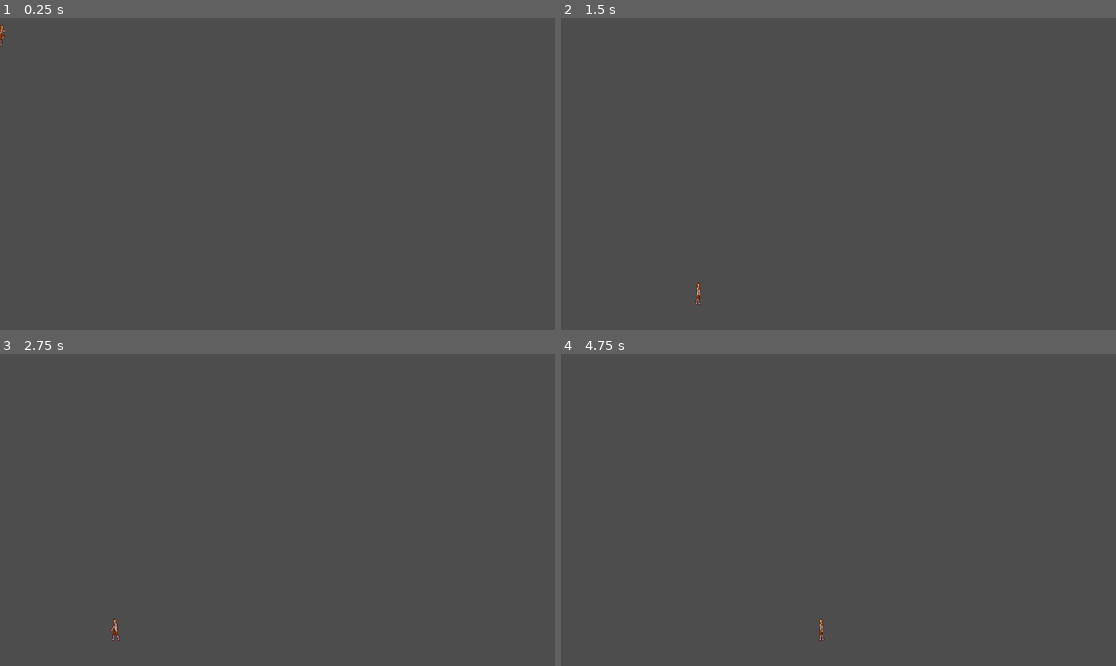
Above: before the commit, frames 1-4 (two rows, left to right).
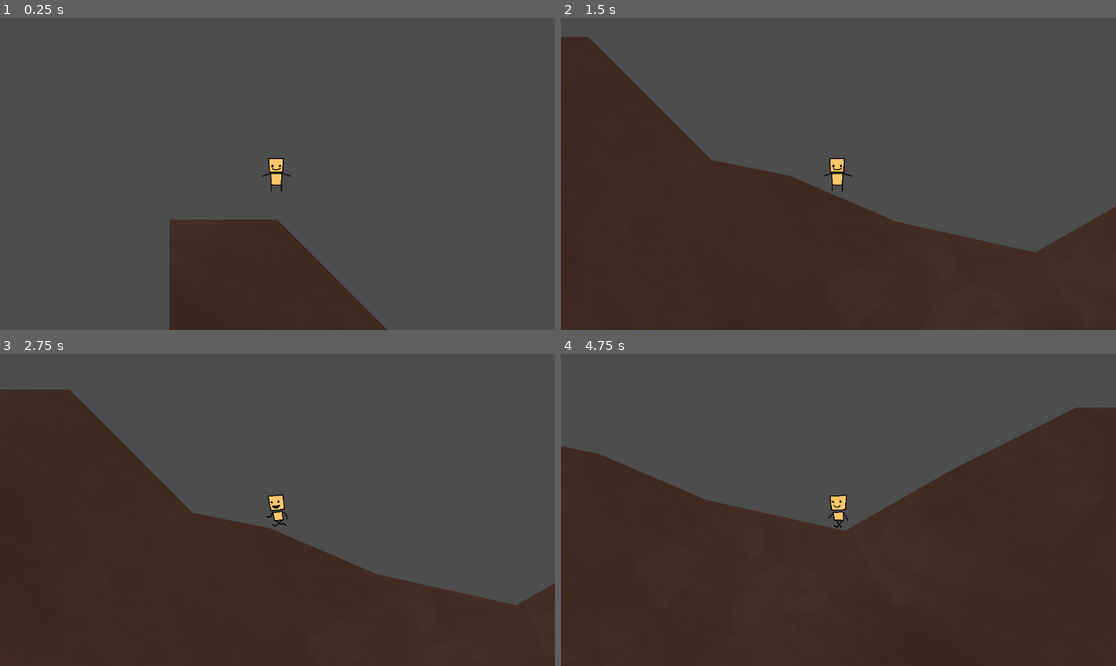
Above: after the commit, the same moments.

Repository: jtlung/2D-Platformer
Game: Godot game, scene res://game.tscn
Same seed, same stepped clock (60 frames per second), same inputs: the game is played once before the commit and once after it.
Inputs:
- Up to frame 1 (0.25 s): no input
- Up to frame 2 (1.5 s): hold Shift (Run, bound only after the commit) 0.53-1.28 s; hold D (Right) from 0.53 s (still down); tap W (Jump, bound only after the commit) at 0.77, 0.8, 1.07, 1.35 s
- Up to frame 3 (2.75 s): tap W (Jump, bound only after the commit) at 1.52, 1.82 s; tap Space (Jump, bound only before the commit) at 1.55, 2.1 s; release D (Right) at 2.03 s; hold A (Left) from 2.03 s (still down); hold Shift (Run, bound only after the commit) from 2.03 s (still down)
- Up to frame 4 (4.75 s): release A (Left) at 2.78 s; release Shift (Run, bound only after the commit) at 2.78 s; hold D (Right) 2.78-4.28 s; tap Shift (Run, bound only after the commit) at 2.85, 4.55 s; tap W (Jump, bound only after the commit) at 3.02, 3.05, 3.32, 3.77, 4.07, 4.35, 4.52 s; hold Shift (Run, bound only after the commit) 3.53-4.28 s; tap Space (Jump, bound only before the commit) at 3.8 s; hold A (Left) from 4.28 s (still down)

The runs differ from the first frame. In frame 1, 11% of the frame differs, in the area x 0-70%, y 2-100%; in frame 2, 49%; in frame 3, 48%; in frame 4, 61%, in the area x 0-100%, y 17-100%.

Commit message:
Terrain Template
terrain template

Diff:
--- /dev/null
+++ b/Camera2D.gd
@@ -0,0 +1,13 @@
+extends Camera2D
+var player = null
+
+# Called when the node enters the scene tree for the first time.
+func _ready():
+	pass # Replace with function body.
+
+
+# Called every frame. 'delta' is the elapsed time since the previous frame.
+func _physics_process(_delta):
+	player = get_node_or_null("/root/Game/Player")
+	if player:
+		global_position = player.global_position
--- a/Player/Player.gd
+++ b/Player/Player.gd
@@ -1,8 +1,13 @@
 extends CharacterBody2D
 
 
-const SPEED = 300.0
-const JUMP_VELOCITY = -400.0
+const maxSpeed = 750.0
+const walkSpeed = 200
+const jumpForce = -400.0
+var currentSpeed = 0.0
+var acceleration = 35
+var deceleration = 15
+var running = false
 
 # Get the gravity from the project settings to be synced with RigidBody nodes.
 var gravity = ProjectSettings.get_setting("physics/2d/default_gravity")
@@ -12,27 +17,53 @@
 	# Add the gravity.
 	if not is_on_floor():
 		velocity.y += gravity * delta
-		if not ($Sprite.animation == "Jump" and $Sprite.is_playing()):
-			$Sprite.animation = "Fall"
-	elif abs(velocity.x) > 0:
-		$Sprite.play("Walk")
+		if Input.is_action_pressed("Dash"):
+			velocity.y = clamp(velocity.y,-999999,50)
+		if not ($Sprite.animation == "Jump" and $Sprite.is_playing() and $Sprite.animation != "Fall"):
+			$Sprite.play("Fall")
+	elif abs(velocity.x) > 50:
+		if running:
+			$Sprite.play("Run")
+		else:
+			$Sprite.play("Walk")
 	else:
 		$Sprite.animation = "Idle"
 	# Handle Jump.
 	if Input.is_action_just_pressed("Jump") and is_on_floor():
 		$Sprite.play("Jump")
-		velocity.y = JUMP_VELOCITY
+		velocity.y = jumpForce
 
 	# Get the input direction and handle the movement/deceleration.
 	# As good practice, you should replace UI actions with custom gameplay actions.
 	var direction = Input.get_axis("Left", "Right")
+	var targetSpeed = walkSpeed
+	if Input.is_action_pressed("Run"):
+		running = true
+		targetSpeed = maxSpeed
+	else:
+		running = false
 	if direction:
-		velocity.x = direction * SPEED
 		if direction < 0:
 			$Sprite.flip_h = true
 		else:
 			$Sprite.flip_h = false
-	else:
-		velocity.x = move_toward(velocity.x, 0, SPEED)
-
+		if currentSpeed*direction < targetSpeed:
+			if is_on_floor():
+				currentSpeed+= direction*acceleration
+			else:
+				currentSpeed+= direction*acceleration*.5
+	elif abs(currentSpeed) > 0 and is_on_floor():
+		currentSpeed-= deceleration*sign(currentSpeed)
+	if abs(currentSpeed) > targetSpeed:
+		currentSpeed-= deceleration*sign(currentSpeed)
+	if abs(currentSpeed) < 10:
+		currentSpeed = 0
+	currentSpeed = clamp(currentSpeed,-maxSpeed,maxSpeed)
+	var ray = $RayCast2D
+	ray.target_position.x = 22*sign(currentSpeed)
+	if ray.is_colliding():
+		currentSpeed = -currentSpeed/2
+		if abs(currentSpeed*2) < 100:
+			currentSpeed = 0
+	velocity.x = currentSpeed
 	move_and_slide()
--- /dev/null
+++ b/Terrain.gd
@@ -0,0 +1,15 @@
+@tool
+extends StaticBody2D
+
+
+# Called when the node enters the scene tree for the first time.
+func _ready() -> void:
+	if not Engine.is_editor_hint():
+		var coll := CollisionPolygon2D.new()
+		coll.polygon = $Polygon2D.polygon
+		add_child(coll)
+
+
+# Called every frame. 'delta' is the elapsed time since the previous frame.
+func _process(delta):
+	pass
--- a/game.tscn
+++ b/game.tscn
@@ -1,123 +1,380 @@
-[gd_scene load_steps=16 format=3 uid="uid://lgkjieaknk0c"]
+[gd_scene load_steps=55 format=3 uid="uid://lgkjieaknk0c"]
 
 [ext_resource type="Script" path="res://Player/Player.gd" id="1_jb5eh"]
-[ext_resource type="Texture2D" uid="uid://l6s4ypbud6vl" path="res://Assets/player.png" id="2_dgvtk"]
-
-[sub_resource type="RectangleShape2D" id="RectangleShape2D_2maet"]
-size = Vector2(1152, 50)
-
-[sub_resource type="AtlasTexture" id="AtlasTexture_kv67b"]
-atlas = ExtResource("2_dgvtk")
-region = Rect2(288, 70, 32, 70)
-
-[sub_resource type="AtlasTexture" id="AtlasTexture_86ovu"]
-atlas = ExtResource("2_dgvtk")
-region = Rect2(0, 0, 32, 70)
-
-[sub_resource type="AtlasTexture" id="AtlasTexture_m4237"]
-atlas = ExtResource("2_dgvtk")
-region = Rect2(224, 70, 32, 70)
-
-[sub_resource type="AtlasTexture" id="AtlasTexture_toxcs"]
-atlas = ExtResource("2_dgvtk")
-region = Rect2(256, 70, 32, 70)
-
-[sub_resource type="AtlasTexture" id="AtlasTexture_h6vod"]
-atlas = ExtResource("2_dgvtk")
-region = Rect2(32, 0, 32, 70)
-
-[sub_resource type="AtlasTexture" id="AtlasTexture_ygaoa"]
-atlas = ExtResource("2_dgvtk")
-region = Rect2(64, 0, 32, 70)
-
-[sub_resource type="AtlasTexture" id="AtlasTexture_pjawg"]
-atlas = ExtResource("2_dgvtk")
-region = Rect2(96, 0, 32, 70)
-
-[sub_resource type="AtlasTexture" id="AtlasTexture_688u7"]
-atlas = ExtResource("2_dgvtk")
-region = Rect2(128, 0, 32, 70)
-
-[sub_resource type="AtlasTexture" id="AtlasTexture_ia46t"]
-atlas = ExtResource("2_dgvtk")
-region = Rect2(160, 0, 32, 70)
-
-[sub_resource type="AtlasTexture" id="AtlasTexture_4xfdg"]
-atlas = ExtResource("2_dgvtk")
-region = Rect2(192, 0, 32, 70)
+[ext_resource type="Script" path="res://Camera2D.gd" id="3_3d2g6"]
+[ext_resource type="Texture2D" uid="uid://bgmxm4upi1ss1" path="res://Assets/testsheet.png" id="3_w44ql"]
+[ext_resource type="Texture2D" uid="uid://b3hxadumbi1nt" path="res://Assets/guyjump.png" id="4_kjbvo"]
+[ext_resource type="Texture2D" uid="uid://ktlj4t6tcc8" path="res://Assets/guywalk.png" id="4_lhm07"]
+[ext_resource type="Texture2D" uid="uid://c0hgpeoyksn30" path="res://Assets/guyrun.png" id="5_2vuka"]
+[ext_resource type="PackedScene" uid="uid://s8x4bfbbahoq" path="res://terrain.tscn" id="7_2on47"]
+
+[sub_resource type="AtlasTexture" id="AtlasTexture_qkk60"]
+atlas = ExtResource("4_kjbvo")
+region = Rect2(100, 200, 100, 100)
+
+[sub_resource type="AtlasTexture" id="AtlasTexture_s7snj"]
+atlas = ExtResource("4_kjbvo")
+region = Rect2(200, 200, 100, 100)
+
+[sub_resource type="AtlasTexture" id="AtlasTexture_pnvt3"]
+atlas = ExtResource("3_w44ql")
+region = Rect2(0, 0, 100, 100)
+
+[sub_resource type="AtlasTexture" id="AtlasTexture_yt6qw"]
+atlas = ExtResource("3_w44ql")
+region = Rect2(100, 0, 100, 100)
+
+[sub_resource type="AtlasTexture" id="AtlasTexture_ql0yv"]
+atlas = ExtResource("3_w44ql")
+region = Rect2(200, 0, 100, 100)
+
+[sub_resource type="AtlasTexture" id="AtlasTexture_s0psh"]
+atlas = ExtResource("3_w44ql")
+region = Rect2(300, 0, 100, 100)
+
+[sub_resource type="AtlasTexture" id="AtlasTexture_4hxl4"]
+atlas = ExtResource("3_w44ql")
+region = Rect2(400, 0, 100, 100)
+
+[sub_resource type="AtlasTexture" id="AtlasTexture_140wf"]
+atlas = ExtResource("3_w44ql")
+region = Rect2(500, 0, 100, 100)
+
+[sub_resource type="AtlasTexture" id="AtlasTexture_y5aob"]
+atlas = ExtResource("3_w44ql")
+region = Rect2(600, 0, 100, 100)
+
+[sub_resource type="AtlasTexture" id="AtlasTexture_movt2"]
+atlas = ExtResource("3_w44ql")
+region = Rect2(700, 0, 100, 100)
+
+[sub_resource type="AtlasTexture" id="AtlasTexture_210ea"]
+atlas = ExtResource("3_w44ql")
+region = Rect2(800, 0, 100, 100)
+
+[sub_resource type="AtlasTexture" id="AtlasTexture_aa23q"]
+atlas = ExtResource("3_w44ql")
+region = Rect2(900, 0, 100, 100)
+
+[sub_resource type="AtlasTexture" id="AtlasTexture_c7hrh"]
+atlas = ExtResource("4_kjbvo")
+region = Rect2(0, 0, 100, 100)
+
+[sub_resource type="AtlasTexture" id="AtlasTexture_etj25"]
+atlas = ExtResource("4_kjbvo")
+region = Rect2(100, 0, 100, 100)
+
+[sub_resource type="AtlasTexture" id="AtlasTexture_s78kw"]
+atlas = ExtResource("4_kjbvo")
+region = Rect2(200, 0, 100, 100)
+
+[sub_resource type="AtlasTexture" id="AtlasTexture_mwnje"]
+atlas = ExtResource("4_kjbvo")
+region = Rect2(0, 100, 100, 100)
+
+[sub_resource type="AtlasTexture" id="AtlasTexture_fv8ss"]
+atlas = ExtResource("4_kjbvo")
+region = Rect2(100, 100, 100, 100)
+
+[sub_resource type="AtlasTexture" id="AtlasTexture_r8knt"]
+atlas = ExtResource("4_kjbvo")
+region = Rect2(200, 100, 100, 100)
+
+[sub_resource type="AtlasTexture" id="AtlasTexture_rnll1"]
+atlas = ExtResource("4_kjbvo")
+region = Rect2(0, 200, 100, 100)
+
+[sub_resource type="AtlasTexture" id="AtlasTexture_adh14"]
+atlas = ExtResource("5_2vuka")
+region = Rect2(0, 0, 100, 100)
+
+[sub_resource type="AtlasTexture" id="AtlasTexture_d2tfs"]
+atlas = ExtResource("5_2vuka")
+region = Rect2(100, 0, 100, 100)
+
+[sub_resource type="AtlasTexture" id="AtlasTexture_7knly"]
+atlas = ExtResource("5_2vuka")
+region = Rect2(200, 0, 100, 100)
+
+[sub_resource type="AtlasTexture" id="AtlasTexture_x0s7i"]
+atlas = ExtResource("5_2vuka")
+region = Rect2(300, 0, 100, 100)
+
+[sub_resource type="AtlasTexture" id="AtlasTexture_ty2uk"]
+atlas = ExtResource("5_2vuka")
+region = Rect2(0, 100, 100, 100)
+
+[sub_resource type="AtlasTexture" id="AtlasTexture_4dmj5"]
+atlas = ExtResource("5_2vuka")
+region = Rect2(100, 100, 100, 100)
+
+[sub_resource type="AtlasTexture" id="AtlasTexture_8lodv"]
+atlas = ExtResource("5_2vuka")
+region = Rect2(200, 100, 100, 100)
+
+[sub_resource type="AtlasTexture" id="AtlasTexture_21vvq"]
+atlas = ExtResource("5_2vuka")
+region = Rect2(300, 100, 100, 100)
+
+[sub_resource type="AtlasTexture" id="AtlasTexture_s5tlq"]
+atlas = ExtResource("5_2vuka")
+region = Rect2(0, 200, 100, 100)
+
+[sub_resource type="AtlasTexture" id="AtlasTexture_8bwue"]
+atlas = ExtResource("5_2vuka")
+region = Rect2(100, 200, 100, 100)
+
+[sub_resource type="AtlasTexture" id="AtlasTexture_8q3ni"]
+atlas = ExtResource("5_2vuka")
+region = Rect2(200, 200, 100, 100)
+
+[sub_resource type="AtlasTexture" id="AtlasTexture_jye20"]
+atlas = ExtResource("5_2vuka")
+region = Rect2(300, 200, 100, 100)
+
+[sub_resource type="AtlasTexture" id="AtlasTexture_f7j0o"]
+atlas = ExtResource("5_2vuka")
+region = Rect2(0, 300, 100, 100)
+
+[sub_resource type="AtlasTexture" id="AtlasTexture_uppb2"]
+atlas = ExtResource("4_lhm07")
+region = Rect2(0, 0, 100, 100)
+
+[sub_resource type="AtlasTexture" id="AtlasTexture_dr553"]
+atlas = ExtResource("4_lhm07")
+region = Rect2(100, 0, 100, 100)
+
+[sub_resource type="AtlasTexture" id="AtlasTexture_pun8y"]
+atlas = ExtResource("4_lhm07")
+region = Rect2(200, 0, 100, 100)
+
+[sub_resource type="AtlasTexture" id="AtlasTexture_eiy2x"]
+atlas = ExtResource("4_lhm07")
+region = Rect2(300, 0, 100, 100)
+
+[sub_resource type="AtlasTexture" id="AtlasTexture_7ne65"]
+atlas = ExtResource("4_lhm07")
+region = Rect2(0, 100, 100, 100)
+
+[sub_resource type="AtlasTexture" id="AtlasTexture_0dbd0"]
+atlas = ExtResource("4_lhm07")
+region = Rect2(100, 100, 100, 100)
+
+[sub_resource type="AtlasTexture" id="AtlasTexture_7a5im"]
+atlas = ExtResource("4_lhm07")
+region = Rect2(200, 100, 100, 100)
+
+[sub_resource type="AtlasTexture" id="AtlasTexture_pq2w6"]
+atlas = ExtResource("4_lhm07")
+region = Rect2(300, 100, 100, 100)
+
+[sub_resource type="AtlasTexture" id="AtlasTexture_7g66i"]
+atlas = ExtResource("4_lhm07")
+region = Rect2(0, 200, 100, 100)
+
+[sub_resource type="AtlasTexture" id="AtlasTexture_g5qoj"]
+atlas = ExtResource("4_lhm07")
+region = Rect2(100, 200, 100, 100)
+
+[sub_resource type="AtlasTexture" id="AtlasTexture_h5rt1"]
+atlas = ExtResource("4_lhm07")
+region = Rect2(200, 200, 100, 100)
+
+[sub_resource type="AtlasTexture" id="AtlasTexture_4huut"]
+atlas = ExtResource("4_lhm07")
+region = Rect2(300, 200, 100, 100)
+
+[sub_resource type="AtlasTexture" id="AtlasTexture_ohyu6"]
+atlas = ExtResource("4_lhm07")
+region = Rect2(0, 300, 100, 100)
 
 [sub_resource type="SpriteFrames" id="SpriteFrames_oyi2y"]
 animations = [{
 "frames": [{
 "duration": 1.0,
-"texture": SubResource("AtlasTexture_kv67b")
+"texture": SubResource("AtlasTexture_qkk60")
+}, {
+"duration": 1.0,
+"texture": SubResource("AtlasTexture_s7snj")
 }],
 "loop": true,
 "name": &"Fall",
-"speed": 5.0
-}, {
-"frames": [{
-"duration": 1.0,
-"texture": SubResource("AtlasTexture_86ovu")
-}],
-"loop": false,
+"speed": 12.0
+}, {
+"frames": [{
+"duration": 1.0,
+"texture": SubResource("AtlasTexture_pnvt3")
+}, {
+"duration": 1.0,
+"texture": SubResource("AtlasTexture_yt6qw")
+}, {
+"duration": 1.0,
+"texture": SubResource("AtlasTexture_ql0yv")
+}, {
+"duration": 1.0,
+"texture": SubResource("AtlasTexture_s0psh")
+}, {
+"duration": 1.0,
+"texture": SubResource("AtlasTexture_4hxl4")
+}, {
+"duration": 1.0,
+"texture": SubResource("AtlasTexture_140wf")
+}, {
+"duration": 1.0,
+"texture": SubResource("AtlasTexture_y5aob")
+}, {
+"duration": 1.0,
+"texture": SubResource("AtlasTexture_movt2")
+}, {
+"duration": 1.0,
+"texture": SubResource("AtlasTexture_210ea")
+}, {
+"duration": 1.0,
+"texture": SubResource("AtlasTexture_aa23q")
+}],
+"loop": true,
 "name": &"Idle",
-"speed": 5.0
-}, {
-"frames": [{
-"duration": 1.0,
-"texture": SubResource("AtlasTexture_m4237")
-}, {
-"duration": 1.0,
-"texture": SubResource("AtlasTexture_toxcs")
+"speed": 8.0
+}, {
+"frames": [{
+"duration": 1.0,
+"texture": SubResource("AtlasTexture_c7hrh")
+}, {
+"duration": 1.0,
+"texture": SubResource("AtlasTexture_etj25")
+}, {
+"duration": 1.0,
+"texture": SubResource("AtlasTexture_s78kw")
+}, {
+"duration": 1.0,
+"texture": SubResource("AtlasTexture_mwnje")
+}, {
+"duration": 1.0,
+"texture": SubResource("AtlasTexture_fv8ss")
+}, {
+"duration": 1.0,
+"texture": SubResource("AtlasTexture_r8knt")
+}, {
+"duration": 1.0,
+"texture": SubResource("AtlasTexture_rnll1")
 }],
 "loop": false,
 "name": &"Jump",
-"speed": 10.0
-}, {
-"frames": [{
-"duration": 1.0,
-"texture": SubResource("AtlasTexture_h6vod")
-}, {
-"duration": 1.0,
-"texture": SubResource("AtlasTexture_ygaoa")
-}, {
-"duration": 1.0,
-"texture": SubResource("AtlasTexture_pjawg")
-}, {
-"duration": 1.0,
-"texture": SubResource("AtlasTexture_688u7")
-}, {
-"duration": 1.0,
-"texture": SubResource("AtlasTexture_ia46t")
-}, {
-"duration": 1.0,
-"texture": SubResource("AtlasTexture_4xfdg")
+"speed": 24.0
+}, {
+"frames": [{
+"duration": 1.0,
+"texture": SubResource("AtlasTexture_adh14")
+}, {
+"duration": 1.0,
+"texture": SubResource("AtlasTexture_d2tfs")
+}, {
+"duration": 1.0,
+"texture": SubResource("AtlasTexture_7knly")
+}, {
+"duration": 1.0,
+"texture": SubResource("AtlasTexture_x0s7i")
+}, {
+"duration": 1.0,
+"texture": SubResource("AtlasTexture_ty2uk")
+}, {
+"duration": 1.0,
+"texture": SubResource("AtlasTexture_4dmj5")
+}, {
+"duration": 1.0,
+"texture": SubResource("AtlasTexture_8lodv")
+}, {
+"duration": 1.0,
+"texture": SubResource("AtlasTexture_21vvq")
+}, {
+"duration": 1.0,
+"texture": SubResource("AtlasTexture_s5tlq")
+}, {
+"duration": 1.0,
+"texture": SubResource("AtlasTexture_8bwue")
+}, {
+"duration": 1.0,
+"texture": SubResource("AtlasTexture_8q3ni")
+}, {
+"duration": 1.0,
+"texture": SubResource("AtlasTexture_jye20")
+}, {
+"duration": 1.0,
+"texture": SubResource("AtlasTexture_f7j0o")
 }],
 "loop": true,
+"name": &"Run",
+"speed": 24.0
+}, {
+"frames": [{
+"duration": 1.0,
+"texture": SubResource("AtlasTexture_uppb2")
+}, {
+"duration": 1.0,
+"texture": SubResource("AtlasTexture_dr553")
+}, {
+"duration": 1.0,
+"texture": SubResource("AtlasTexture_pun8y")
+}, {
+"duration": 1.0,
+"texture": SubResource("AtlasTexture_eiy2x")
+}, {
+"duration": 1.0,
+"texture": SubResource("AtlasTexture_7ne65")
+}, {
+"duration": 1.0,
+"texture": SubResource("AtlasTexture_0dbd0")
+}, {
+"duration": 1.0,
+"texture": SubResource("AtlasTexture_7a5im")
+}, {
+"duration": 1.0,
+"texture": SubResource("AtlasTexture_pq2w6")
+}, {
+"duration": 1.0,
+"texture": SubResource("AtlasTexture_7g66i")
+}, {
+"duration": 1.0,
+"texture": SubResource("AtlasTexture_g5qoj")
+}, {
+"duration": 1.0,
+"texture": SubResource("AtlasTexture_h5rt1")
+}, {
+"duration": 1.0,
+"texture": SubResource("AtlasTexture_4huut")
+}, {
+"duration": 1.0,
+"texture": SubResource("AtlasTexture_ohyu6")
+}],
+"loop": false,
 "name": &"Walk",
-"speed": 10.0
+"speed": 14.0
 }]
 
 [sub_resource type="RectangleShape2D" id="RectangleShape2D_kimmx"]
-size = Vector2(18, 48)
-
-[node name="Node2D" type="Node2D"]
-
-[node name="StaticBody2D" type="StaticBody2D" parent="."]
-
-[node name="CollisionShape2D" type="CollisionShape2D" parent="StaticBody2D"]
-position = Vector2(577, 622)
-shape = SubResource("RectangleShape2D_2maet")
+size = Vector2(40, 69)
+
+[node name="Game" type="Node2D"]
+
+[node name="Terrain" parent="." instance=ExtResource("7_2on47")]
 
 [node name="Player" type="CharacterBody2D" parent="."]
+collision_mask = 2
 script = ExtResource("1_jb5eh")
 
 [node name="Sprite" type="AnimatedSprite2D" parent="Player"]
 sprite_frames = SubResource("SpriteFrames_oyi2y")
-animation = &"Jump"
-autoplay = "Jump"
+animation = &"Walk"
+autoplay = "Idle"
 
 [node name="CollisionShape2D" type="CollisionShape2D" parent="Player"]
-position = Vector2(-1, 6)
+position = Vector2(-2.5, 0.5)
 shape = SubResource("RectangleShape2D_kimmx")
+
+[node name="RayCast2D" type="RayCast2D" parent="Player"]
+position = Vector2(-2.5, 0.5)
+target_position = Vector2(20, 0)
+hit_from_inside = true
+
+[node name="Camera2D" type="Camera2D" parent="."]
+script = ExtResource("3_3d2g6")
--- a/project.godot
+++ b/project.godot
@@ -29,6 +29,16 @@
 }
 Jump={
 "deadzone": 0.5,
+"events": [Object(InputEventKey,"resource_local_to_scene":false,"resource_name":"","device":-1,"window_id":0,"alt_pressed":false,"shift_pressed":false,"ctrl_pressed":false,"meta_pressed":false,"pressed":false,"keycode":0,"physical_keycode":87,"key_label":0,"unicode":119,"echo":false,"script":null)
+]
+}
+Run={
+"deadzone": 0.5,
+"events": [Object(InputEventKey,"resource_local_to_scene":false,"resource_name":"","device":-1,"window_id":0,"alt_pressed":false,"shift_pressed":false,"ctrl_pressed":false,"meta_pressed":false,"pressed":false,"keycode":0,"physical_keycode":4194325,"key_label":0,"unicode":0,"echo":false,"script":null)
+]
+}
+Dash={
+"deadzone": 0.5,
 "events": [Object(InputEventKey,"resource_local_to_scene":false,"resource_name":"","device":-1,"window_id":0,"alt_pressed":false,"shift_pressed":false,"ctrl_pressed":false,"meta_pressed":false,"pressed":false,"keycode":0,"physical_keycode":32,"key_label":0,"unicode":32,"echo":false,"script":null)
 ]
 }
--- /dev/null
+++ b/terrain.tscn
@@ -0,0 +1,15 @@
+[gd_scene load_steps=3 format=3 uid="uid://s8x4bfbbahoq"]
+
+[ext_resource type="Script" path="res://Terrain.gd" id="1_44th0"]
+[ext_resource type="Texture2D" uid="uid://3dg2de3e006m" path="res://Assets/dirt.png" id="2_ohdfd"]
+
+[node name="Terrain" type="StaticBody2D"]
+collision_layer = 2
+script = ExtResource("1_44th0")
+
+[node name="Polygon2D" type="Polygon2D" parent="."]
+texture_repeat = 2
+texture = ExtResource("2_ohdfd")
+texture_scale = Vector2(0.1, 0.1)
+texture_rotation = -1.15366
+polygon = PackedVector2Array(-224, 128, -224, 1536, 11488, 1536, 11488, -3680, 11008, -3712, 10528, -1952, 9696, 544, 8416, 1088, 7360, 1056, 6400, 256, 3840, 128, 3456, 384, 3264, 480, 2944, 608, 2368, 704, 2208, 640, 1984, 480, 1760, 320, 1408, 320, 1152, 448, 928, 576, 640, 512, 416, 416, 256, 384, 128, 256, 0, 128)
Binary file added: Assets/dirt.png
Not shown, added: Assets/dirt.png.import
Binary file added: Assets/guyjump.png
Not shown, added: Assets/guyjump.png.import
Binary file added: Assets/guyrun.png
Not shown, added: Assets/guyrun.png.import
Binary file added: Assets/guywalk.png
Not shown, added: Assets/guywalk.png.import
Not shown, added: Assets/player.png.import
Binary file added: Assets/testsheet.png
Not shown, added: Assets/testsheet.png.import
Not shown, added: icon.svg.import
